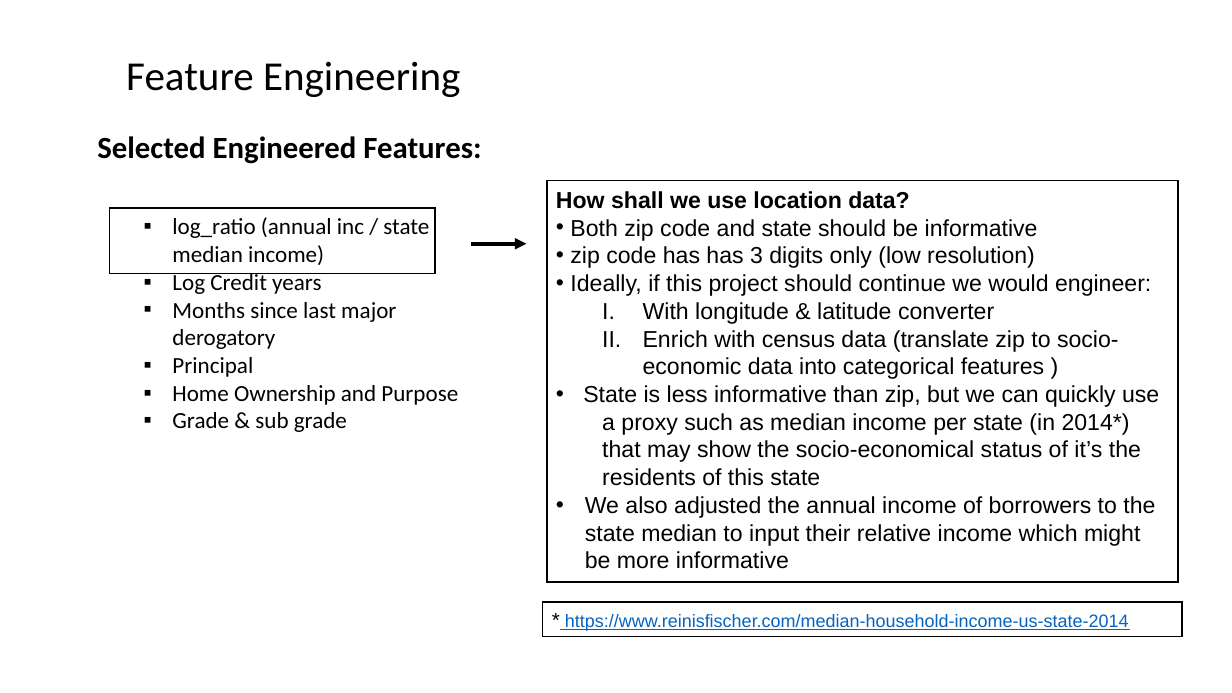
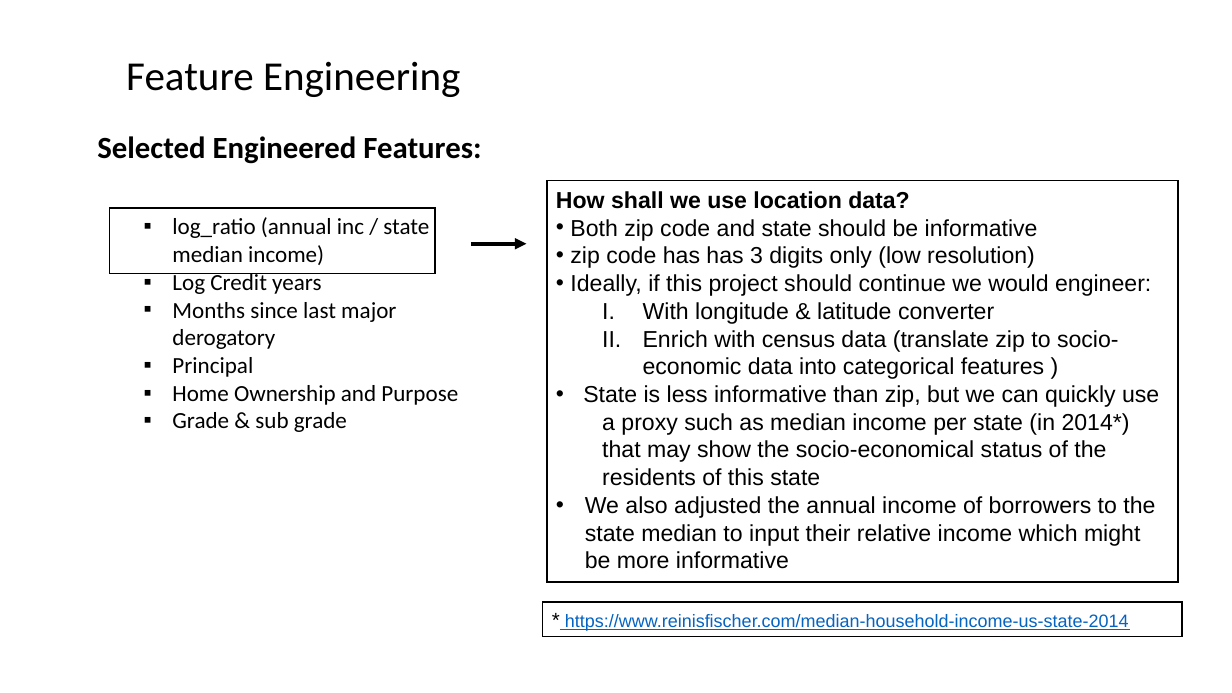
Before and after one commit to Erolino/LendingClub_Loans, a slide deck: slide 10 of LendingClub_Biz_Deck.pptx. Drawn at 1232x693 pixels with LibreOffice and Linux fonts; fonts in the diff are those of the drawing. Boxes give left, top, right and bottom in pixels: in the first picture for what was removed or moved away, otherwise in the second. Text is boxed around its words. In the diff, an @@ line names an element or a change of style, - is before the commit and + after.

```diff
--- a/LendingClub_Biz_Deck.pptx
+++ b/LendingClub_Biz_Deck.pptx
@@ text in rectangle at (x1=602, y1=413, x2=1130, y2=486): text changed @@
-  a proxy such as median income per state (in 2014*) that may show the socio-economical status of it’s the residents of this state
+  a proxy such as median income per state (in 2014*) that may show the socio-economical status of the residents of this state
```
Also in this commit, not shown: 7 other slides changed, 5 slides added, 4 slides removed, 3 other files.
